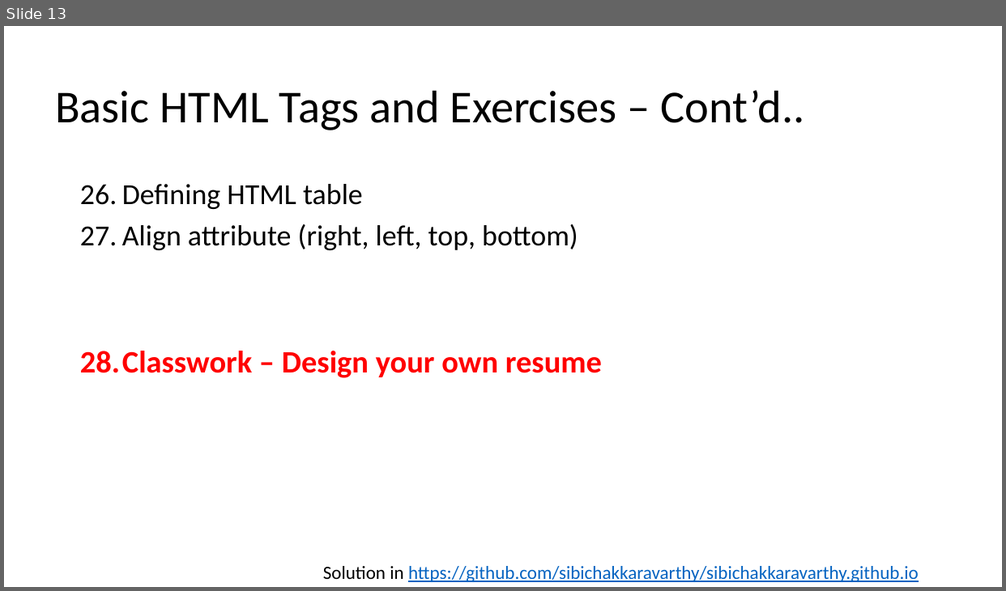
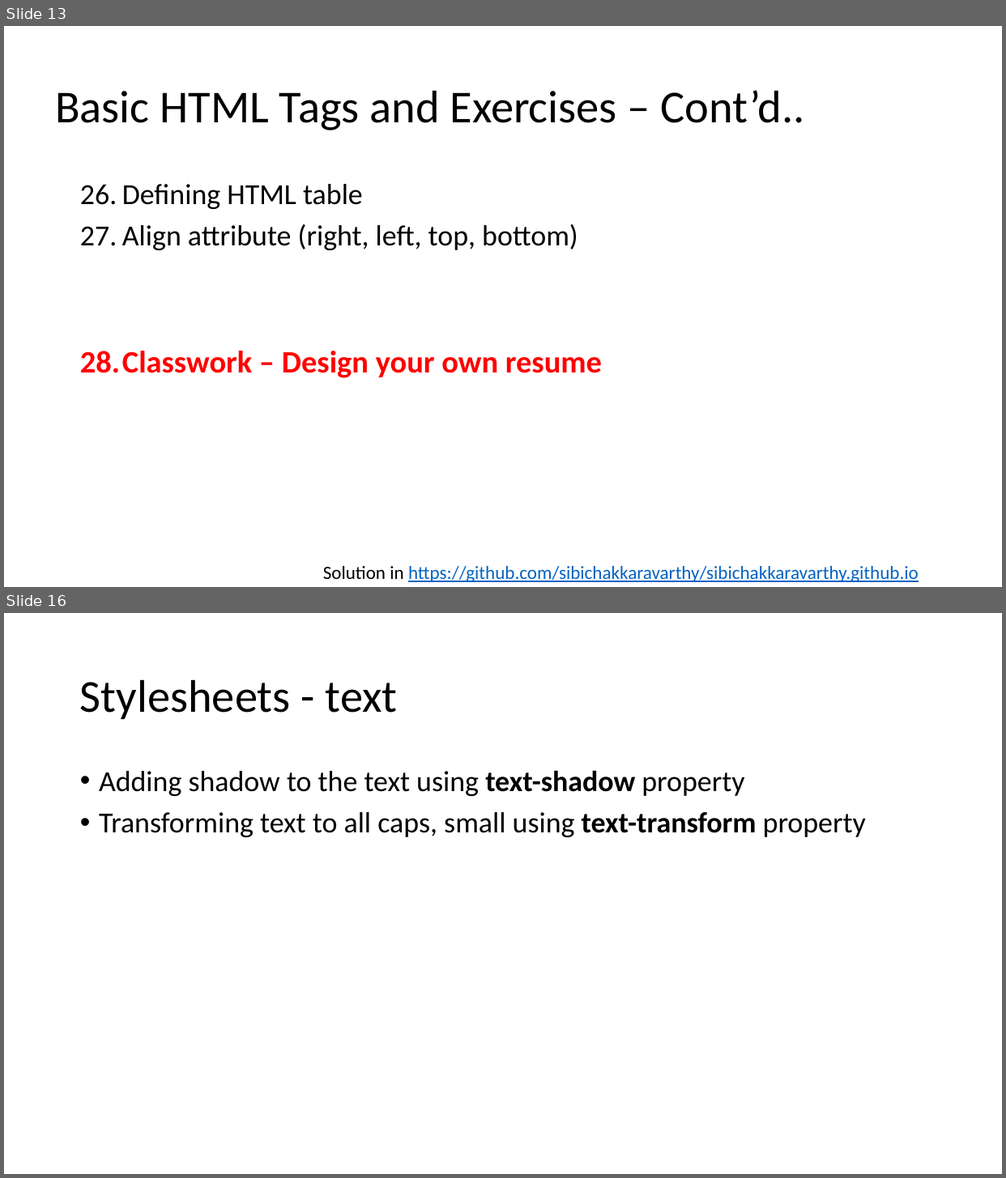
Before and after one commit to sibichakkaravarthy/CSE4004--WebTechnologies, a slide deck: WT_LAB.pptx. Shown one above the other, each under a label of ours: slide 13 before the commit, slides 13 and 16 after it; the slides between them are not shown. The pictures are 1006x591 and 1006x1178 pixels, drawn with LibreOffice and Linux fonts; fonts in the diff are those of the drawing. Boxes give left, top, right and bottom in pixels: in the first picture for what was removed or moved away, otherwise in the second. Text is boxed around its words. In the diff, an @@ line names an element or a change of style, - is before the commit and + after.

```diff
--- a/WT_LAB.pptx
+++ b/WT_LAB.pptx
@@ slide 16 added at (4, 613, 1002, 1174), background #FFFFFF @@
@@ title added at (80, 679, 398, 719), 44 pt, text #000000 @@
+Stylesheets - text
@@ text added at (99, 770, 866, 837), 28 pt, text #000000 @@
+• Adding shadow to the text using text-shadow property
+• Transforming text to all caps, small using text-transform property
```
Also in this commit, not shown: 1 slide changed, 4 other slides added, 1 slide removed.
